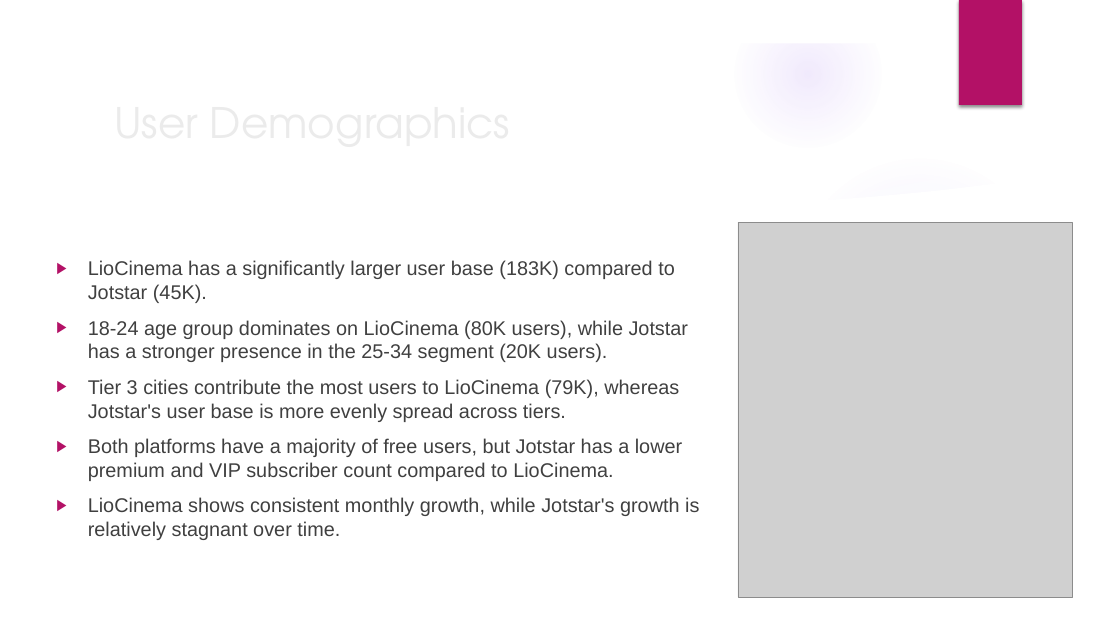
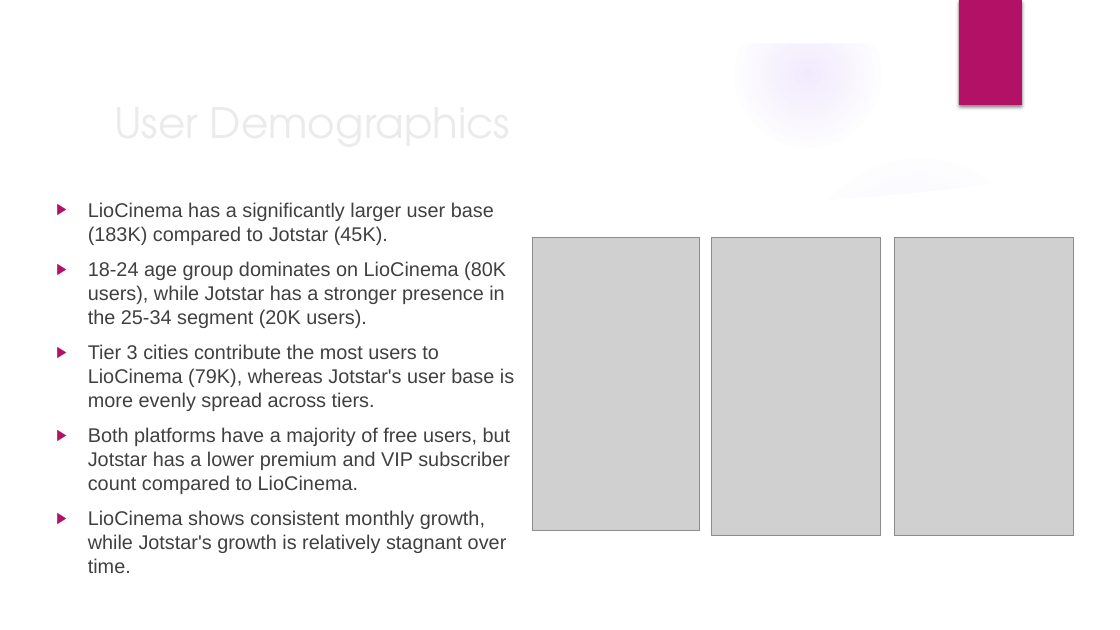
Before and after one commit to monishahensraj/OTT-Analysis, a slide deck: slide 8 of Presentation1.pptx. Drawn at 1120x630 pixels with LibreOffice and Linux fonts; fonts in the diff are those of the drawing; grey boxes stand for pictures; background and template pictures are left out. Boxes give left, top, right and bottom in pixels: in the first picture for what was removed or moved away, otherwise in the second. Text is boxed around its words. In the diff, an @@ line names an element or a change of style, - is before the commit and + after.

```diff
--- a/Presentation1.pptx
+++ b/Presentation1.pptx
@@ text "LioCinema has a significantly larger ...": place and size @@
-text "LioCinema has a significantly larger ..." at bbox=[88, 260, 699, 540]
+text "LioCinema has a significantly larger ..." at bbox=[88, 202, 514, 573]
@@ text "LioCinema has a significantly larger ..." at bbox=[88, 202, 514, 573]: vertical alignment middle to bottom @@
@@ picture added at bbox=[533, 238, 699, 530] @@
@@ picture added at bbox=[712, 238, 881, 536] @@
@@ picture removed at bbox=[738, 223, 1072, 597] @@
@@ picture added at bbox=[895, 238, 1074, 536] @@
```
Also in this commit, not shown: 6 other slides changed, 3 other files.
